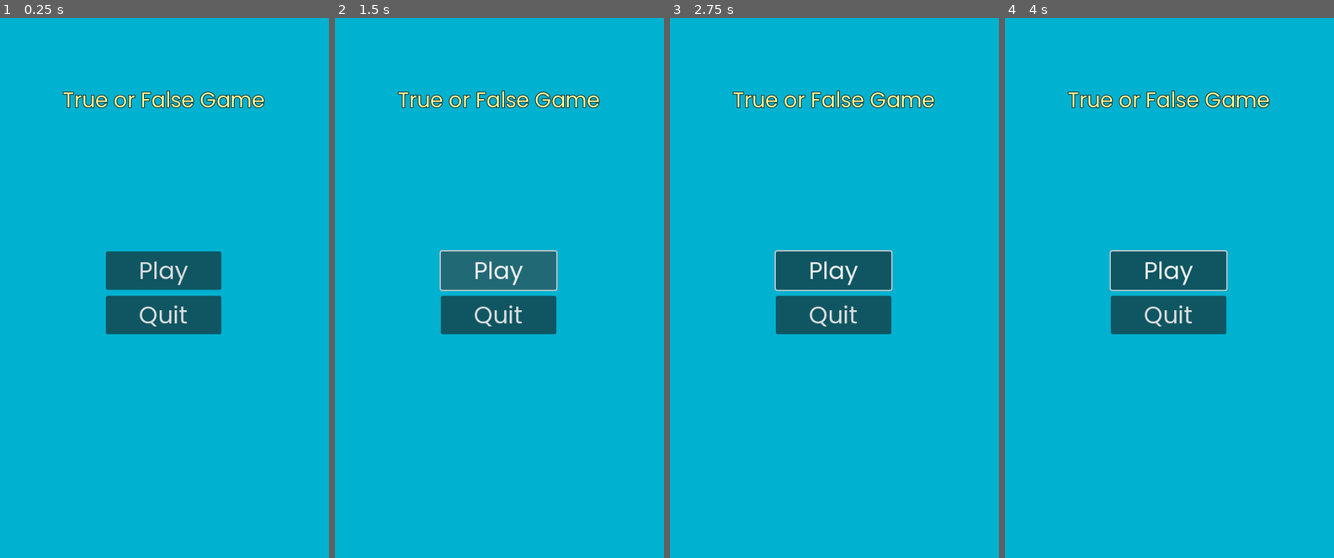
Above: before the commit, frames 1-4 (left to right).
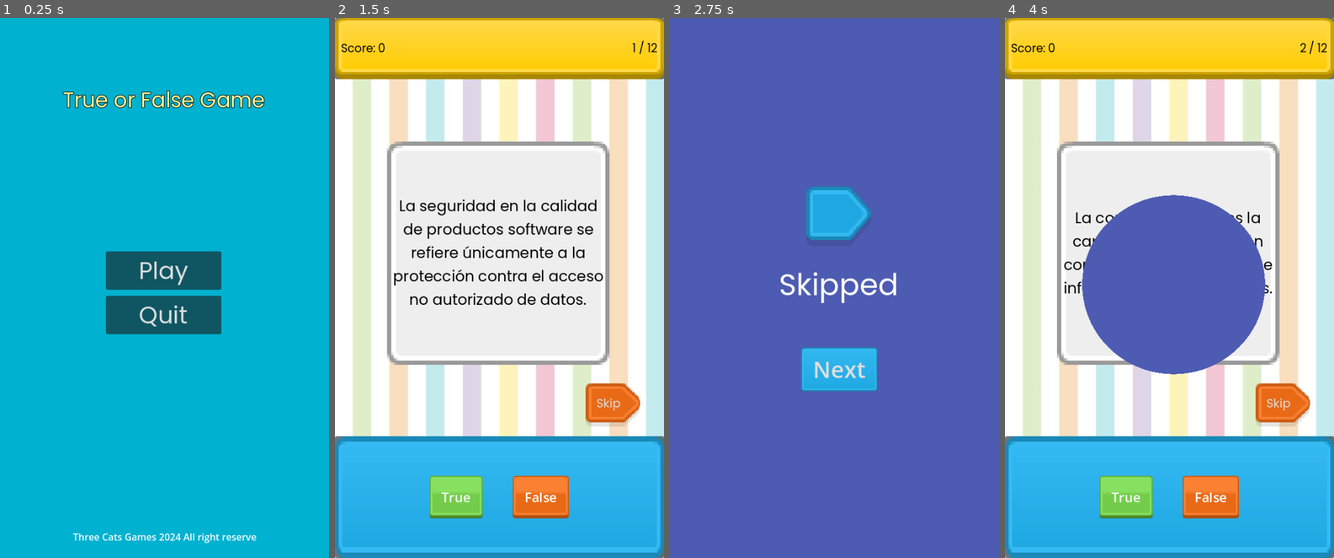
Above: after the commit, the same moments.

Repository: gus0117/godot-true-or-false-game
Game: Godot game, scene res://Scenes/main_menu.tscn
The game is run twice, just before and just after one commit, with the same random seed, the same clock (stepped at 60 frames per second) and the same inputs. This scene is started directly instead of the project's main scene.
Inputs (mouse positions are in pixels of both pictures, inside the frame that each line leads up to):
- Up to frame 1 (0.25 s): no input
- Up to frame 2 (1.5 s): click "Play" at 0.5 s; click (499, 271) at 1.25 s, where only the run before the commit has a clickable "Play"
- Up to frame 3 (2.75 s): click (946, 401) at 2 s, where only the run after the commit has a clickable "Skip"
- Up to frame 4 (4 s): click (1281, 401) at 2.75 s, where only the run after the commit has a clickable "Skip"; click (1172, 369) at 3.5 s, where only the run after the commit has a clickable "Next"

The runs differ from the first frame. In frame 1, 0.4% of the frame differs, in the area x 22-79%, y 95-98%; in frame 2, 100%; in frame 3, 100%; in frame 4, 100%, in the area x 0-100%, y 0-100%.

Commit message:
[FEAT] Add logic to main menu

Diff:
--- a/Scenes/main_menu.tscn
+++ b/Scenes/main_menu.tscn
@@ -1,5 +1,6 @@
-[gd_scene load_steps=3 format=3 uid="uid://nkc4kvqgiv0c"]
+[gd_scene load_steps=4 format=3 uid="uid://nkc4kvqgiv0c"]
 
+[ext_resource type="Script" path="res://Scripts/main_menu.gd" id="1_fvlv0"]
 [ext_resource type="FontFile" uid="uid://dpb8m1xhm6f" path="res://Assets/Fonts/Poppins-Regular.ttf" id="1_rk3rs"]
 
 [sub_resource type="LabelSettings" id="LabelSettings_w6wsk"]
@@ -19,6 +20,7 @@
 anchor_bottom = 1.0
 grow_horizontal = 2
 grow_vertical = 2
+script = ExtResource("1_fvlv0")
 
 [node name="Bg" type="ColorRect" parent="."]
 layout_mode = 1
@@ -69,3 +71,27 @@
 theme_override_fonts/font = ExtResource("1_rk3rs")
 theme_override_font_sizes/font_size = 40
 text = "Quit"
+
+[node name="Label" type="Label" parent="."]
+layout_mode = 1
+anchors_preset = 7
+anchor_left = 0.5
+anchor_top = 1.0
+anchor_right = 0.5
+anchor_bottom = 1.0
+offset_left = -150.0
+offset_top = -47.0
+offset_right = 150.0
+offset_bottom = -24.0
+grow_horizontal = 2
+grow_vertical = 0
+text = "Three Cats Games 2024 All right reserve"
+
+[node name="ConfirmationDialog" type="ConfirmationDialog" parent="."]
+initial_position = 1
+ok_button_text = "Yes"
+dialog_text = "Exit the game?"
+
+[connection signal="pressed" from="VBoxContainer/Play" to="." method="_on_play_pressed"]
+[connection signal="pressed" from="VBoxContainer/Quit" to="." method="_on_quit_pressed"]
+[connection signal="confirmed" from="ConfirmationDialog" to="." method="_on_confirmation_dialog_confirmed"]
--- /dev/null
+++ b/Scripts/main_menu.gd
@@ -0,0 +1,18 @@
+extends Control
+
+@export var game_scene = preload("res://Scenes/ui_true_or_false.tscn")
+@onready var confirmation_dialog: ConfirmationDialog = $ConfirmationDialog
+
+
+
+func _on_play_pressed() -> void:
+	get_tree().change_scene_to_packed(game_scene)
+
+
+
+func _on_quit_pressed() -> void:
+	confirmation_dialog.show()
+	pass
+
+func _on_confirmation_dialog_confirmed() -> void:
+	get_tree().quit()
